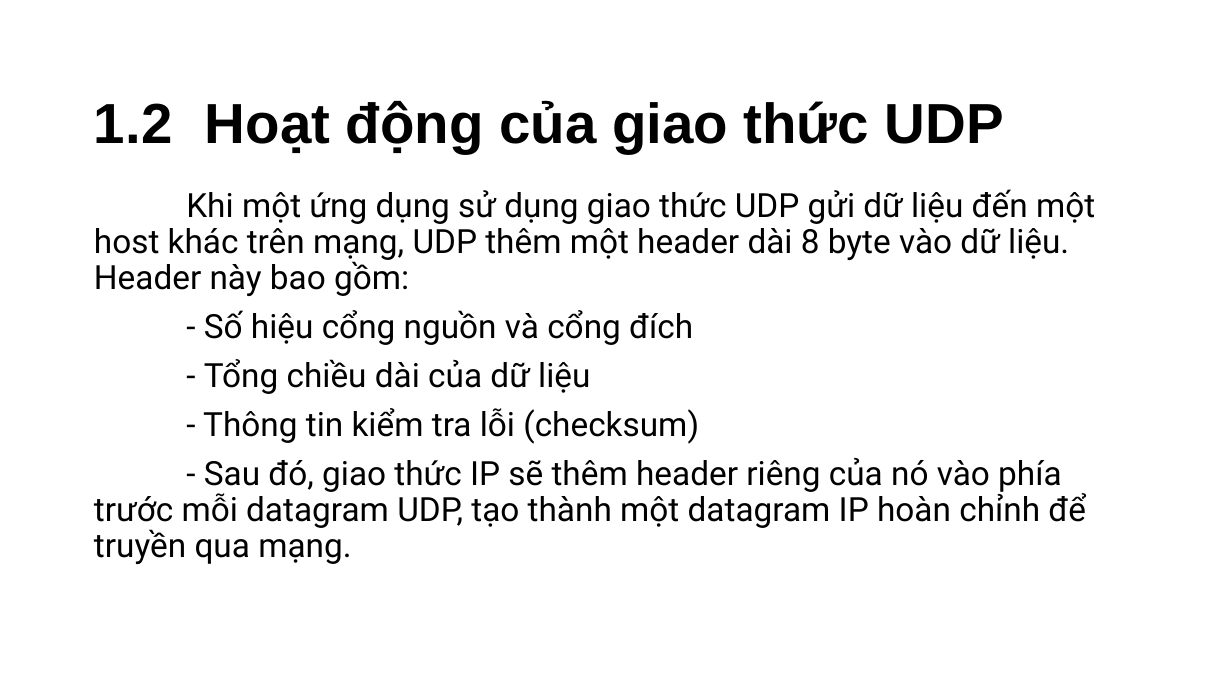
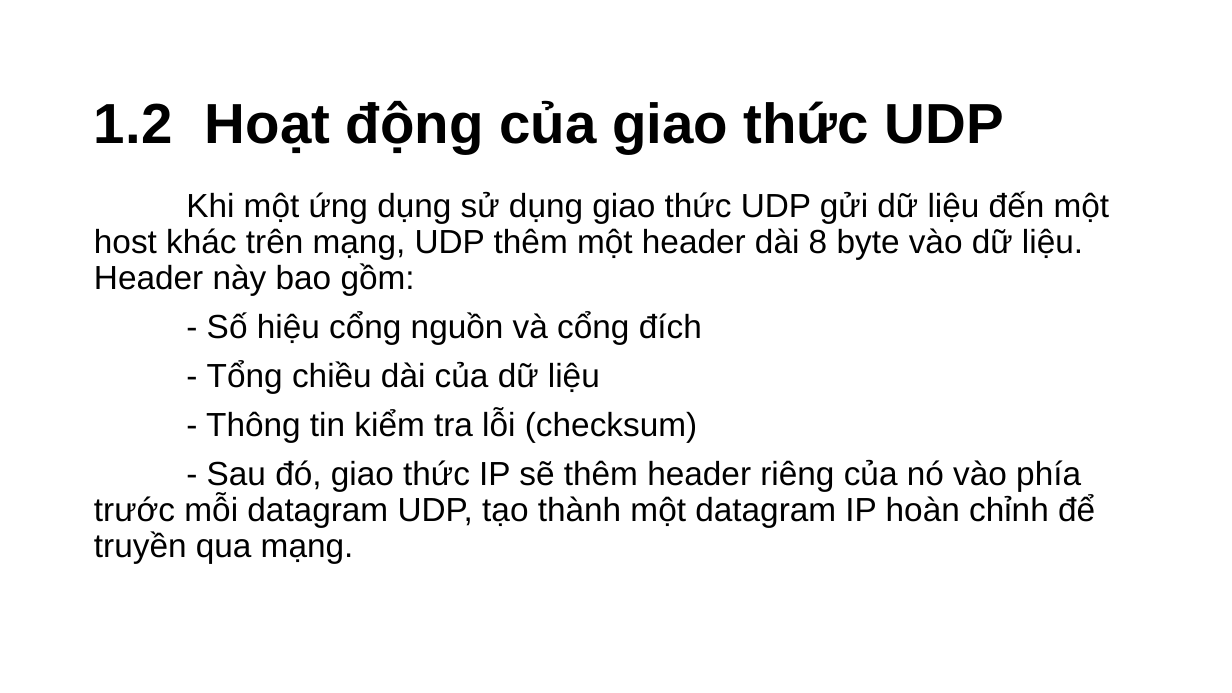
Before and after one commit to Cuid-1412/PowerPoint, a slide deck: slide 11 of Thuyết Trình Java.pptm. Drawn at 1232x693 pixels with LibreOffice and Linux fonts; fonts in the diff are those of the drawing; background and template pictures are left out. Boxes give left, top, right and bottom in pixels: in the first picture for what was removed or moved away, otherwise in the second. Text is boxed around its words. In the diff, an @@ line names an element or a change of style, - is before the commit and + after.

Commit message:
sua lai

```diff
--- a/Thuyết Trình Java.pptm
+++ b/Thuyết Trình Java.pptm
@@ text "Khi một ứng dụng sử ..." at (94, 191, 1110, 563): font Roboto to Arial @@
```
